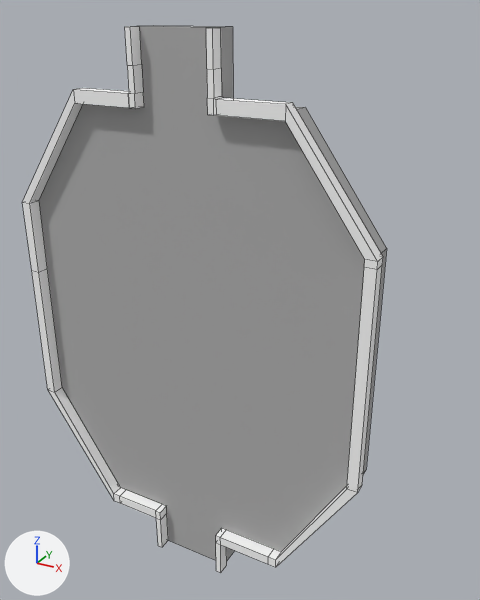
Before and after pictures for a commit that changed the Blender file Ragdoll Climb/Assets/Personal Folders/Emanuel/Modules_Emanuel/UImapped/VentilationPlatformMadness_Module.blend.
Rendered twice from a 50 mm lens placed at (7.75, -11.69, 15.77), pointed at (-0.22, 2.81, 8.52). Lighting does not change. The marker at lower left points along +X, +Y and +Z. Mesh edges are drawn as thin lines.

The first picture shows 'ClimbWall', 'wall'.
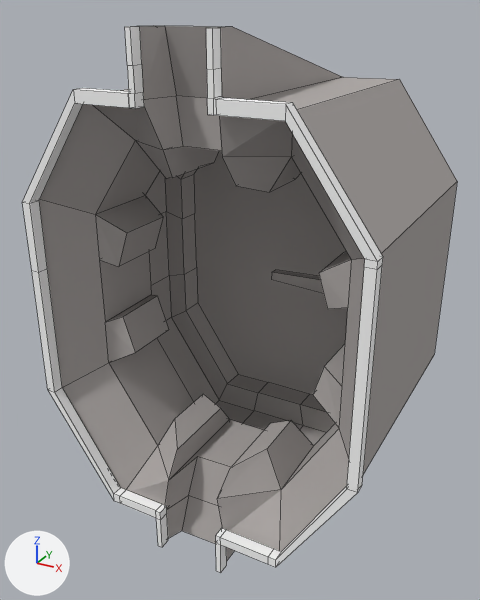
Boxes (x1, y1, x2, y2) around the edits, measured in the pictures (480 x 600 px):
'ClimbWall', reshaped (20% wider): before (39, 26, 387, 560); after (39, 26, 457, 560)

The change, as a list of edits to the scene's bpy script:
```text
Add mat_material_002:
    mat_material_002 = diffuse_material('Material.002')
    mat_material_002.base_color = (0.439, 0.411, 0.399)  # grey #b1aca9
Change me_plane:
    used by ob_climbwall; location = (0.04, -0.15, 6.63); rotation_euler = (-1.571, 0.0, 0.0), in degrees (-90, 0, 0); scale = (1.0, 7.37, 1.0)
    remove me_plane.from_pydata(...)  # 32 vertices, 18 faces; spans x -4.33..4.3, y -1.19..0.59, z 0.0..0.58
    remove me_plane.materials.append(mat_material_001)  # grey #b1b1b1
    add me_plane.from_pydata(...)  # 180 vertices, 162 faces; spans x -4.33..4.3, y -1.19..0.59, z 0.0..6.79
    me_plane part 1
    12 vertices are removed from x -4.33..4.3, y -1.0..0.46, z 0.58
    18 faces are deleted
    105 vertices are added at x -4.11..4.08, y -1.19..0.59, z 0.0..5.15
    12 new vertices lie (0.0, 0.0, 6.79) away from vertices in x -4.33..4.3, y -1.0..0.46, z 0.0
    16 new vertices lie (0.0, 0.0, 1.87) away from vertices in x -4.11..4.08, y -0.97..0.42, z 3.28
    16 new vertices lie (0.0, 0.0, 0.74) away from vertices in x -3.52..3.49, y -0.87..0.32, z 5.15
    11 new vertices lie (0.0, 0.0, 2.14) away from vertices in x -3.45..3.42, y -0.86..0.31, z 1.1
    162 new faces join them
    add me_plane.materials.append(mat_material_002)  # grey #b1aca9
```
